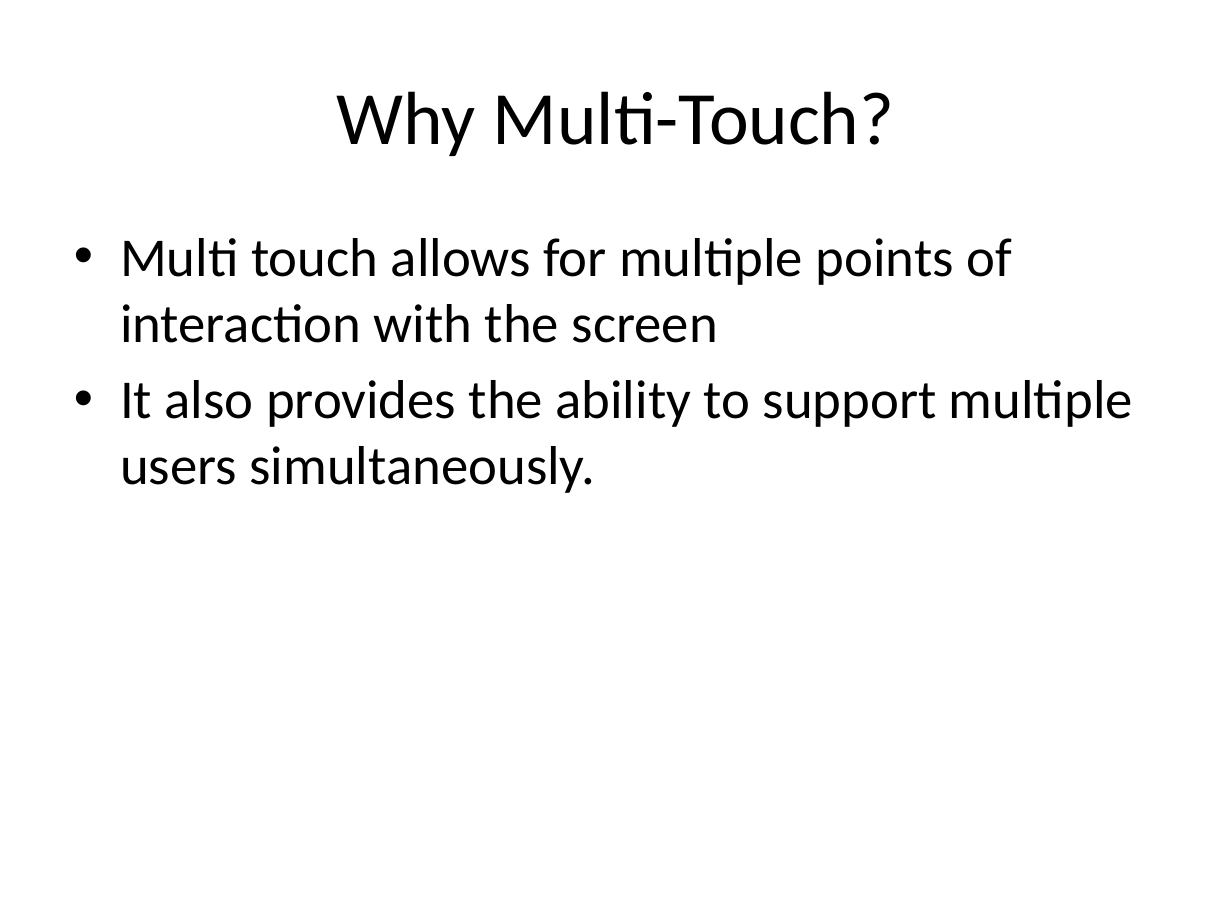
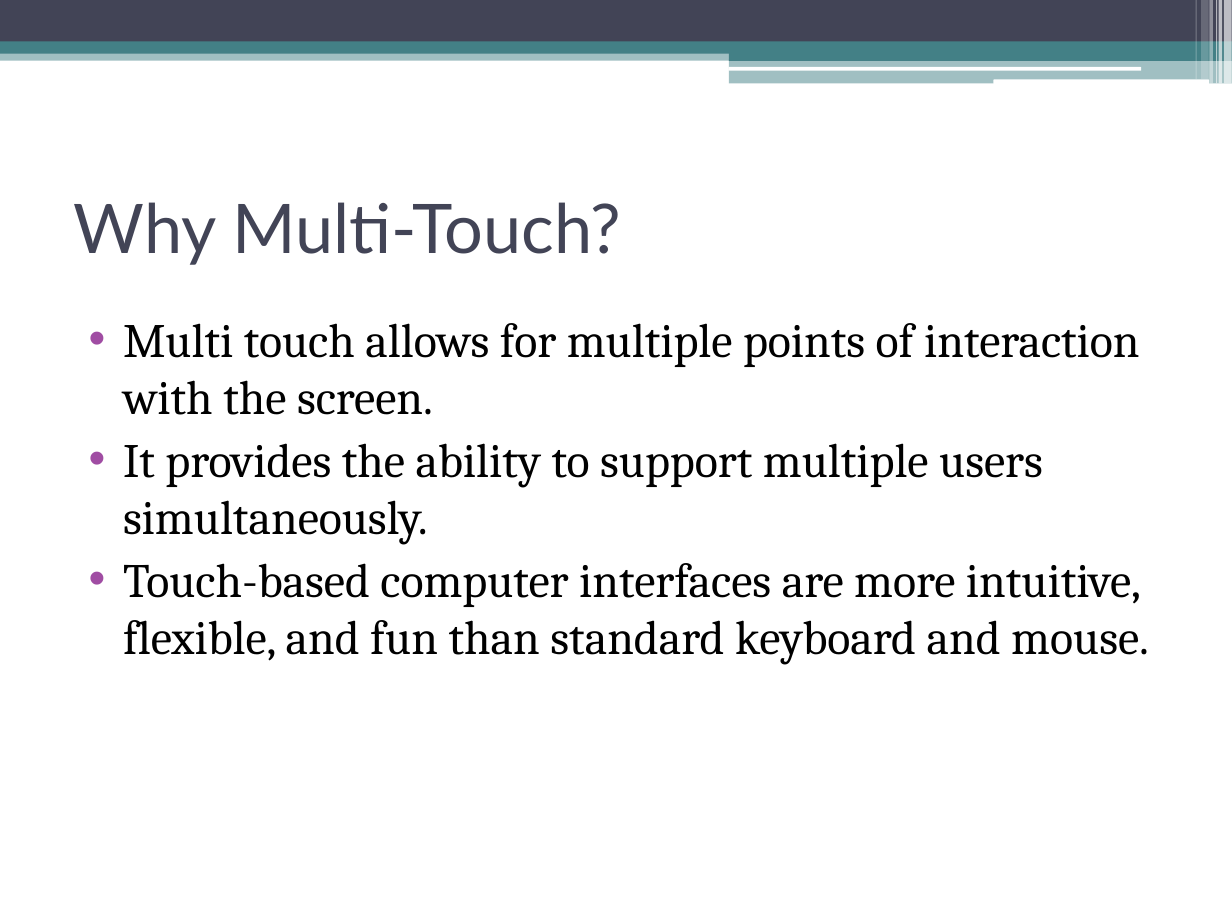
Before and after one commit to danomoseley/touch-22, a slide deck: slide 6 of Final Presentation.pptx (slide 4 before the commit). Drawn at 1232x924 pixels with LibreOffice and Linux fonts; fonts in the diff are those of the drawing. Boxes give left, top, right and bottom in pixels: in the first picture for what was removed or moved away, otherwise in the second. Text is boxed around its words. In the diff, an @@ line names an element or a change of style, - is before the commit and + after.

```diff
--- a/Final Presentation.pptx
+++ b/Final Presentation.pptx
@@ rectangle added at bbox=[0, 0, 1232, 42], fill #424456 @@
@@ rectangle added at bbox=[1195, 0, 1196, 79], fill #FFFFFF at 30% opacity @@
@@ rectangle added at bbox=[1201, 0, 1209, 79], fill #FFFFFF at 20% opacity @@
@@ rectangle added at bbox=[1210, 0, 1214, 84], fill #FFFFFF at 40% opacity @@
@@ rectangle added at bbox=[1216, 0, 1217, 84], fill #FFFFFF at 60% opacity @@
@@ rectangle added at bbox=[1218, 0, 1222, 84], fill #FFFFFF at 65% opacity @@
@@ rectangle added at bbox=[1225, 0, 1232, 84], fill #FFFFFF at 65% opacity @@
@@ rectangle added at bbox=[0, 49, 1232, 60], fill #438086 at 50% opacity @@
@@ rectangle added at bbox=[0, 42, 1232, 54], fill #438086 @@
@@ rectangle added at bbox=[729, 48, 1232, 60], fill #438086 @@
@@ rectangle added at bbox=[729, 59, 1232, 84], fill #438086 at 50% opacity @@
@@ rounded rectangle added at bbox=[728, 67, 1141, 70], fill #FFFFFF @@
@@ rounded rectangle added at bbox=[993, 79, 1209, 84], fill #FFFFFF @@
@@ title "Why Multi-Touch?": place and size @@
-title "Why Multi-Touch?" at bbox=[337, 91, 894, 156]
+title "Why Multi-Touch?" at bbox=[74, 202, 622, 265]
@@ title "Why Multi-Touch?" at bbox=[74, 202, 622, 265]: size 44 to 40 pt, font Calibri to Lato, text colour #000000 to #424456; alignment centre to left @@
@@ text at bbox=[123, 323, 1149, 665]: text changed; size 32 to 28 pt; font Calibri to Cambria @@
-• Multi touch allows for multiple points of interaction with the screen
-• It also provides the ability to support multiple users simultaneously.
+• Multi touch allows for multiple points of interaction with the screen.
+• It provides the ability to support multiple users simultaneously.
+• Touch-based computer interfaces are more intuitive, flexible, and fun than standard keyboard and mouse.
```
Also in this commit, not shown: 6 other slides changed, 4 slides added.
